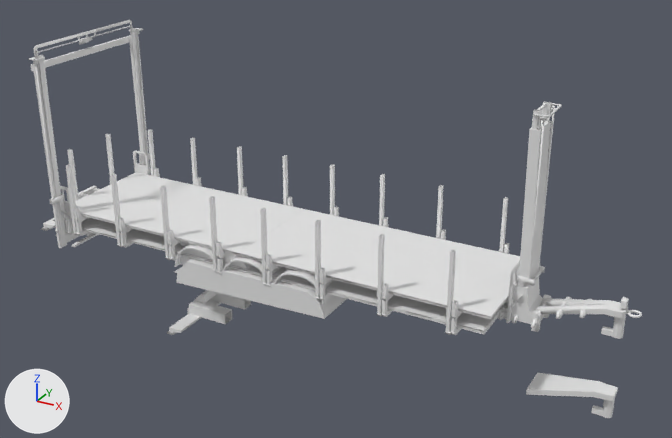
The FBX model pup_trailer/meshes/trucks/tuning/pup4.fbx: old version first, new version second.
Before and after are seen from a camera (50 mm lens) standing at (0.0414, -0.1589, 0.0967) and looking at (-0.047, 0.0018, 0.0163). The lights are fixed; the arrows at lower left show +X, +Y and +Z. Materials are left out; every surface is plain grey. Where no turn or scale is listed for an object, it has been applied to the vertices. Vertices at the same position are counted once.

Names of what the first picture shows: 'cdt_Arm.001', 'cdt_Body.012', 'cdt_Hitch.010', 'cdt_Lift.011', 'pup.001', 'puplift.001'.
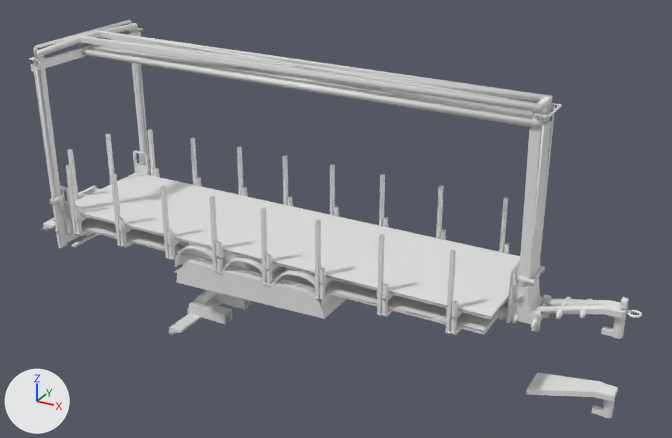
Boxes (x1, y1, x2, y2) around the edits, measured in the pictures (672 x 438 px):
'cdt_Body.012', reshaped: before (31, 35, 551, 335); after (31, 32, 551, 335)
'top.007', added: after (36, 23, 553, 112)
part 1 of me_cube_910, added: after (36, 32, 141, 70)
part 2 of me_cube_910, added: after (82, 45, 550, 128)
'cdt_Arm.003', unchanged, uncovered by the edit: before (603, 398, 615, 418); after (526, 372, 618, 418)
'cdt_Arm.001', unchanged, covered by the edit: before (526, 372, 618, 401)

Patch to the scene script:
```diff
--- a/pup_trailer/meshes/trucks/tuning/pup4.fbx.py
+++ b/pup_trailer/meshes/trucks/tuning/pup4.fbx.py
@@ me_cube_910 @@
 me_cube_910.from_pydata(...)  # 700 vertices, 540 faces; spans x -0.1186..0.0003, y -0.0169..0.0169, z 0.0115..0.0574
 # used by ob_cdt_body_012; location = (0.0, 0.0, -0.0112)
 # verts and faces of me_cube_910; kept vertices keep their numbers, new ones are numbered from 700
+# me_cube_910 part 1: the loose piece of 8 vertices spanning x -0.1122..-0.1116, y -0.0169..0.0169, z 0.056..0.0574 is copied, and the copy is scaled about its middle by (1.78, 1, 1.32), then moved by (0.0016, 0.0, 0.0007); it spans x -0.1108..-0.1097, y -0.0169..0.0169, z 0.0564..0.0583
+# me_cube_910 part 2
+verts[700] = (-0.1108, -0.0037, 0.057)
+verts[701] = (-0.0032, -0.0036, 0.0564)  # pixel (538, 128)
+verts[702] = (-0.1108, -0.0037, 0.0582)  # pixel (77, 49)
+verts[703] = (-0.0032, -0.0036, 0.0575)  # pixel (538, 121)
+for new, old in zip([*range(704, 708)], [*range(700, 704)]): verts[new] = verts[old] + (0.0, 0.0071, 0.0)
+faces += [(700, 701, 703, 702), (700, 704, 705, 701), (700, 702, 706, 704), (704, 706, 707, 705), (701, 705, 707, 703), (702, 703, 707, 706)]
@@ me_cube_103 @@
+me_cube_103.from_pydata(...)  # 56 vertices, 44 faces; spans x -0.0662..0.0416, y -0.016..0.0161, z -0.0009..0.0009
@@ ob_top_007 @@
+ob_top_007 = bpy.data.objects.new('top.007', me_cube_103)
+ob_top_007.location = (-0.0447, -0.0001, 0.049)
```
